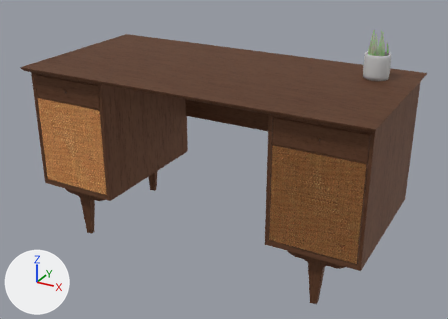
Two versions of the Blender file projeto_cena-exemplo_2023/model/vintageDesk.blend, one commit apart.
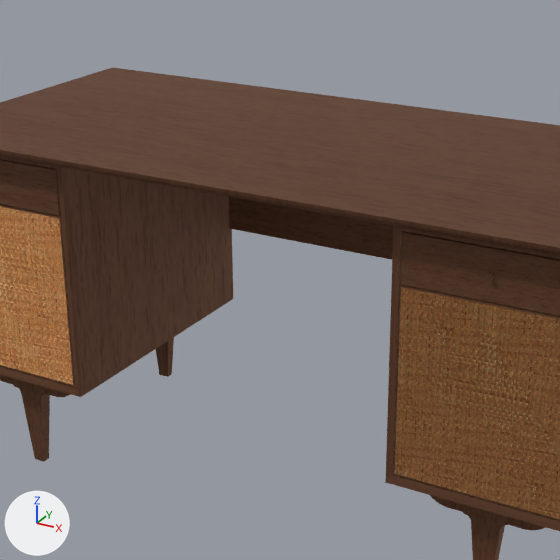
Each version appears first whole from a 50 mm lens placed at (1.164, -2.089, 1.427), pointed at (0.03, -0.028, 0.397), and next in a close-up on the part from 16% to 79% of the width and 0% to 89% of the height. The lights are fixed; the arrows at lower left show +X, +Y and +Z.

Before the edit, the objects in view are built like this:
```python
me_cube = bpy.data.meshes.new('Cube')
me_cube.from_pydata(...)  # 20 vertices, 18 faces; spans x -2.0..2.0, y -1.0..1.0, z -0.02..0.02
me_cube.materials.append(mat_wood)  # picture img_wood_color_2k_png
me_cube_001 = bpy.data.meshes.new('Cube.001')
me_cube_001.from_pydata(...)  # 464 vertices, 396 faces; spans x -0.122..1.191, y -0.005..0.53, z 0.0..0.234
me_cube_001.materials.append(mat_wood)  # picture img_wood_color_2k_png
me_cube_022 = bpy.data.meshes.new('Cube.022')
me_cube_022.from_pydata(...)  # 12 vertices, 10 faces; spans x -0.97..0.97, y -0.02..0.02, z -0.43..0.43
me_cube_022.materials.append(mat_wood)  # picture img_wood_color_2k_png
ob_pés = bpy.data.objects.new('Pés', me_cube_001)
ob_pés.location = (-0.535, -0.262, 0.004)
ob_tampo = bpy.data.objects.new('Tampo', me_cube)
ob_tampo.location = (0.0, 0.0, 0.756)
ob_tampo.scale = (0.362, 0.35, 0.38)
ob_tampo__2 = bpy.data.objects.new('Tampo. 2', me_cube_022)
ob_tampo__2.location = (0.0, 0.293, 0.586)
ob_tampo__2.scale = (0.362, 0.35, 0.38)
# also in view: 'Nicho' at (0.0, -0.005, 0.491); 'Porta_L' at (-0.534, -0.301, 0.443); 'Porta_R' at (0.534, -0.301, 0.443); 'Gaveta_R' at (0.533, -0.022, 0.68); 'Gaveta_L' at (-0.533, -0.022, 0.68)
```
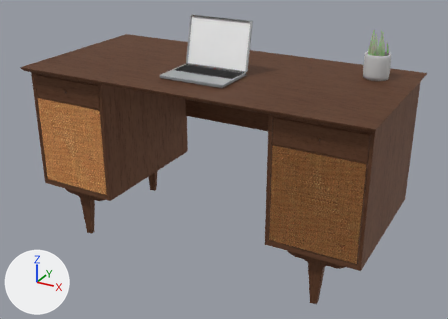
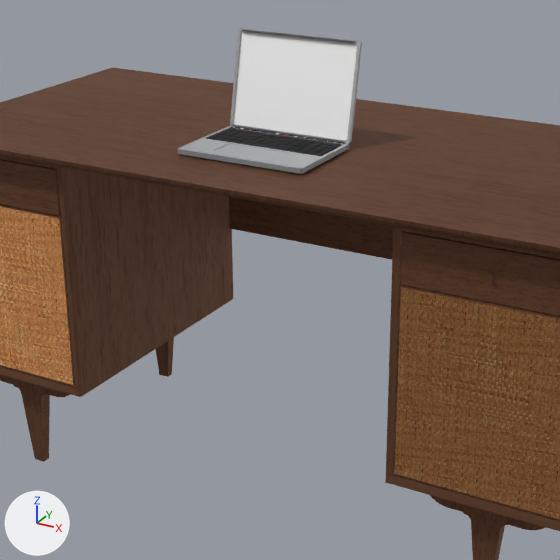
Edits to the scene script, one JSON object a line:
```json
{"op": "add", "block": "img_touchbar_png", "code": ["img_touchbar_png = load_image('TouchBar.png', 'TouchBar.png', 2008, 60, 'sRGB')"]}
{"op": "add", "block": "img_macboock_png_001", "code": ["img_macboock_png_001 = load_image('macboock.png.001', 'macboock.png', 1843, 1324, 'sRGB')"]}
{"op": "add", "block": "mat_touchbar", "code": ["mat_touchbar = emission_material('TouchBar')", "mat_touchbar.texture = img_touchbar_png"]}
{"op": "add", "block": "mat_screen", "code": ["mat_screen = diffuse_material('Screen')", "mat_screen.base_color = (1.0, 1.0, 1.0)  # white #ffffff"]}
{"op": "add", "block": "mat_macboock", "code": ["mat_macboock = principled_material('MacBoock')", "mat_macboock.texture = img_macboock_png_001"]}
{"op": "add", "block": "mat_keycap", "code": ["mat_keycap = principled_material('KeyCap')", "mat_keycap.base_color = (0.0668, 0.0668, 0.0668)  # dark grey #494949", "mat_keycap.metallic = 1.0", "mat_keycap.roughness = 1.0"]}
{"op": "add", "block": "me_cube_002", "code": ["me_cube_002 = bpy.data.meshes.new('Cube.002')", "me_cube_002.from_pydata(...)  # 1282 vertices, 945 faces; spans x -1.8..1.2, y -1.2..1.2, z -49.8..0.8", "me_cube_002.polygons.foreach_set('use_smooth', [True] * 945)", "me_cube_002.materials.append(mat_macboock)  # picture img_macboock_png_001", "me_cube_002.materials.append(mat_touchbar)  # picture img_touchbar_png", "me_cube_002.materials.append(mat_screen)  # its picture is missing", "me_cube_002.materials.append(mat_keycap)  # dark grey #494949"]}
{"op": "add", "block": "ob_computador", "code": ["ob_computador = bpy.data.objects.new('Computador', me_cube_002)", "ob_computador.location = (-0.01, -0.119, 0.771)", "ob_computador.rotation_euler = (0.0, 3.142, 1.571)  # degrees (0, 180, 90)", "ob_computador.scale = (0.0789, 0.11, 0.00395)"]}
```

Pixel boxes [x1, y1, x2, y2] of what changed, in the close-ups (560 x 560 px):
```json
{"object": "Computador", "change": "added", "after": [178, 28, 362, 174]}
```
